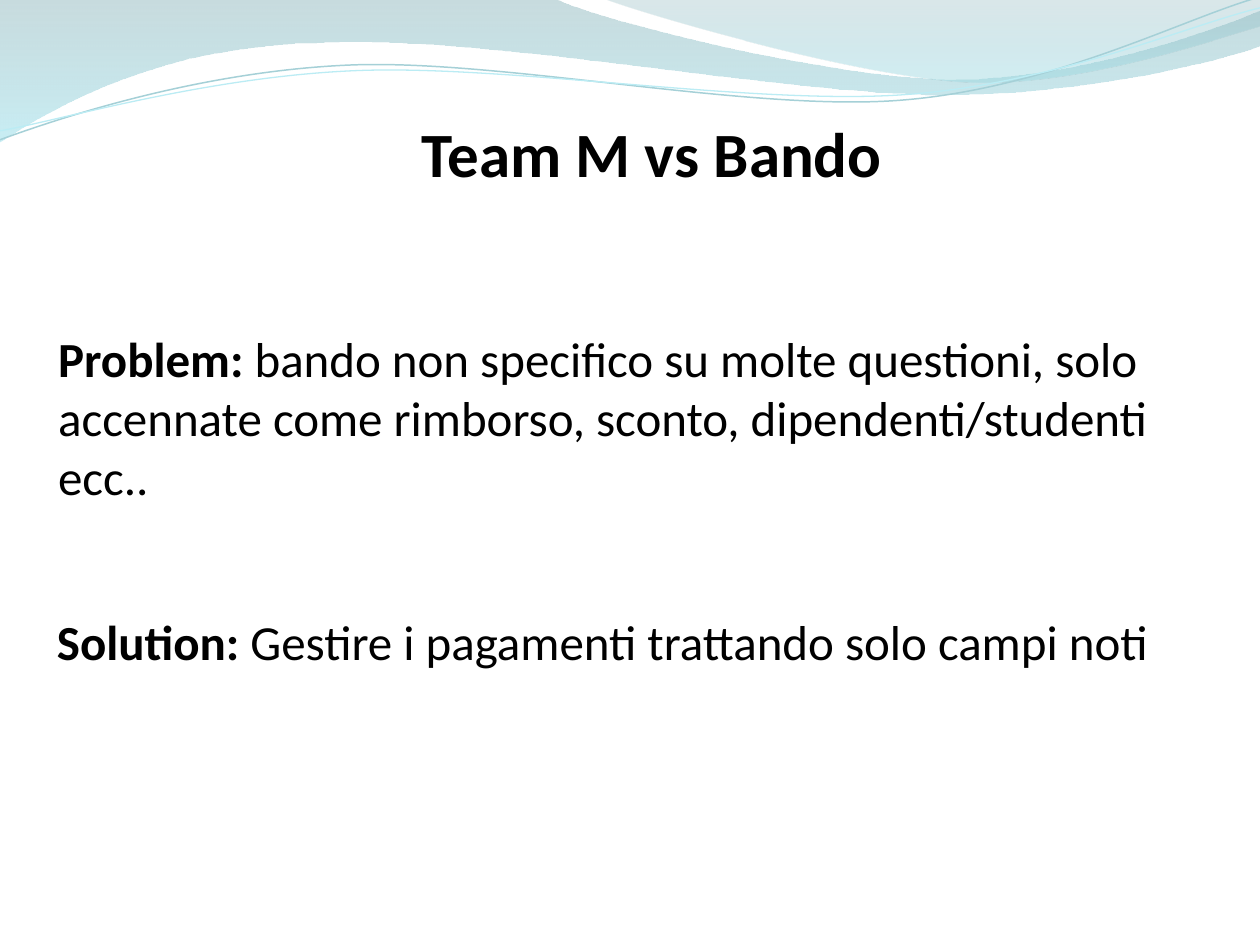
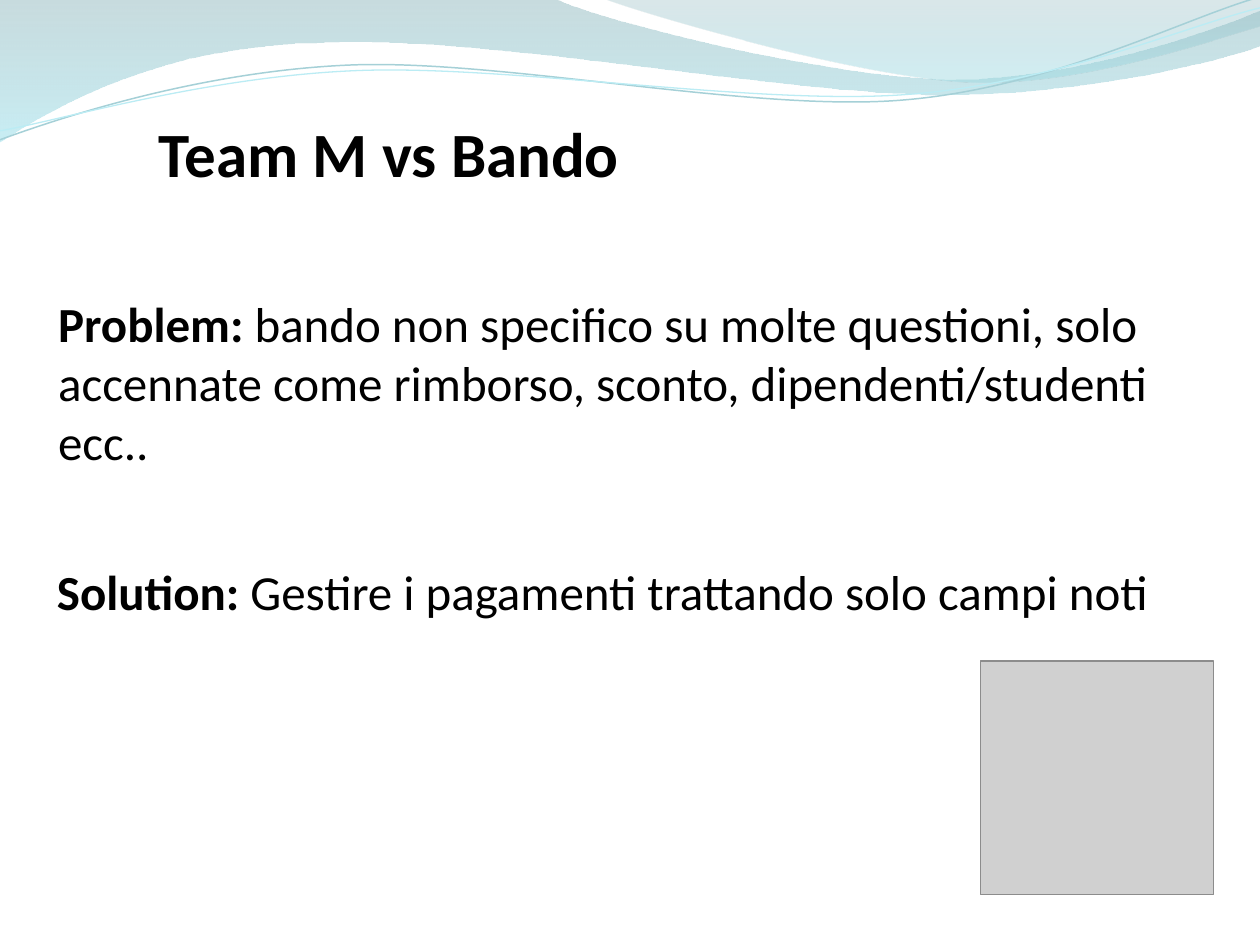
Before and after one commit to ammirate/at-silo, a slide deck: slide 7 of Presentazione/Atsilo2/Parisi/Atsilo_M_Parisi.pptx (slide 6 before the commit). Drawn at 1260x945 pixels with LibreOffice and Linux fonts; fonts in the diff are those of the drawing; grey boxes stand for pictures. Boxes give left, top, right and bottom in pixels: in the first picture for what was removed or moved away, otherwise in the second. Text is boxed around its words. In the diff, an @@ line names an element or a change of style, - is before the commit and + after.

```diff
--- a/Presentazione/Atsilo2/Parisi/Atsilo_M_Parisi.pptx
+++ b/Presentazione/Atsilo2/Parisi/Atsilo_M_Parisi.pptx
@@ text "Team M vs Bando" moved from (x1=422, y1=132, x2=882, y2=178) to (x1=159, y1=132, x2=619, y2=178) @@
@@ text "Problem: bando non specifico su ..." moved from (x1=58, y1=342, x2=1147, y2=496) to (x1=58, y1=307, x2=1147, y2=461) @@
@@ text "Solution: Gestire i pagamenti trattando ..." moved from (x1=57, y1=625, x2=1148, y2=669) to (x1=57, y1=575, x2=1148, y2=619) @@
@@ picture added at (x1=980, y1=662, x2=1213, y2=895) @@
```
Also in this commit, not shown: 6 other slides changed, 3 slides added, 1 slide removed.
